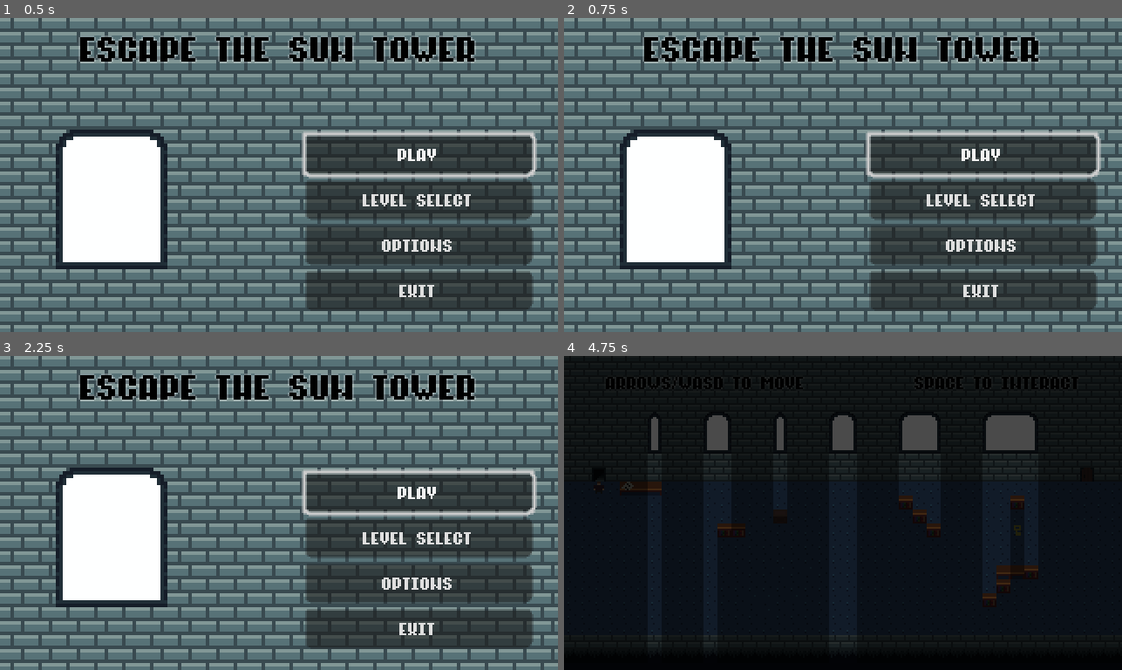
Above: before the commit, frames 1-4 (two rows, left to right).
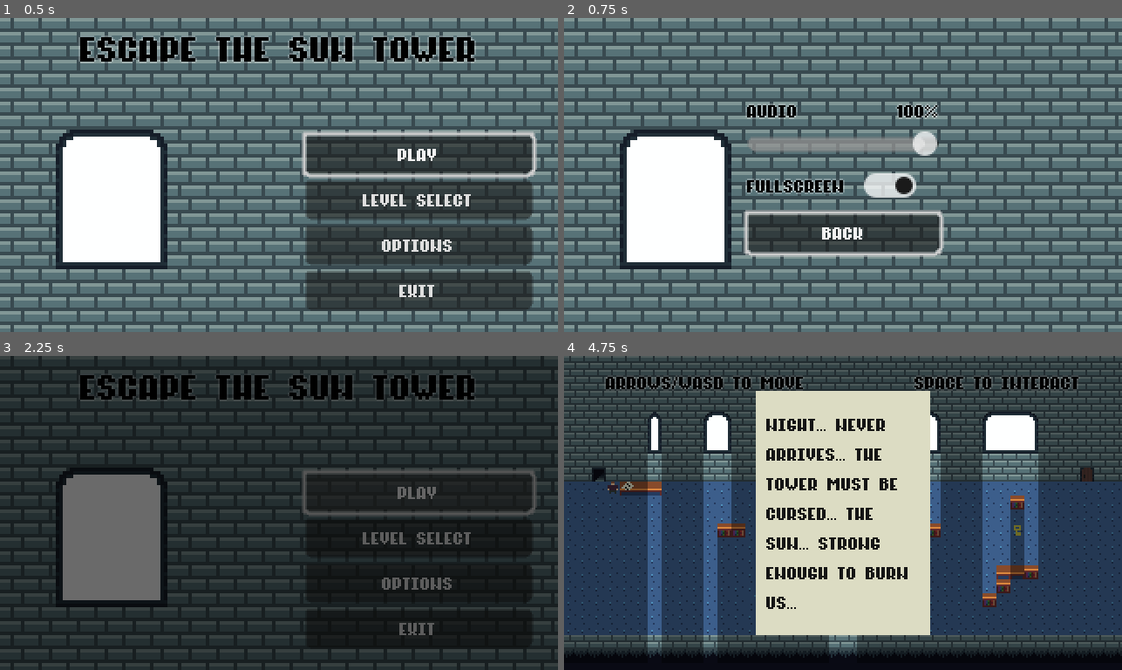
Above: after the commit, the same moments.

Repository: veren-damyanov/suntower
Game: Godot game, scene res://scenes/main_menu.tscn
Two runs of this game, one before a commit and one after it. Both use one fixed random seed, a clock stepped at 60 frames per second and the inputs below.
Inputs (mouse positions are in pixels of both pictures, inside the frame that each line leads up to):
- Up to frame 1 (0.5 s): no input
- Up to frame 2 (0.75 s): click "Options" at 0.5 s
- Up to frame 3 (2.25 s): click (279, 569) at 1.25 s, where only the run after the commit has a clickable "Back"; click "play" at 2 s
- Up to frame 4 (4.75 s): click (982, 491) at 2.75 s, where only the run before the commit has a clickable "play"; click (982, 538) at 3.5 s, where only the run before the commit has a clickable "Level Select"; tap Enter at 4.25 s; hold Right (right) from 4.28 s (still down); hold Space (interact) from 4.28 s (still down)

Frame 1 is identical in both runs. In frame 2, 30% of the frame differs, in the area x 14-97%, y 5-93%; in frame 3, 95%, in the area x 0-100%, y 0-100%; in frame 4, 90%.

Commit message:
Fix UI not responding to mouse

Diff:
--- a/scenes/main_menu.tscn
+++ b/scenes/main_menu.tscn
@@ -54,12 +54,12 @@
 layout_mode = 2
 text = "Exit"
 
+[node name="Transition" parent="." instance=ExtResource("4_vtmd4")]
+
 [node name="MainMenu" type="Sprite2D" parent="."]
 z_index = -1
 texture = ExtResource("3_uyn8s")
 centered = false
-
-[node name="Transition" parent="." instance=ExtResource("4_vtmd4")]
 
 [connection signal="pressed" from="VerticalContainer/Buttons/Start" to="." method="_on_start_pressed"]
 [connection signal="pressed" from="VerticalContainer/Buttons/Level Select" to="." method="_on_level_select_pressed"]
--- a/scenes/options.tscn
+++ b/scenes/options.tscn
@@ -35,7 +35,7 @@
 
 [node name="AudioSlider" type="HSlider" parent="VerticalContainer"]
 layout_mode = 2
-ticks_on_borders = true
+value = 100.0
 
 [node name="Fullscreen" type="HBoxContainer" parent="VerticalContainer"]
 layout_mode = 2
--- a/scenes/transition.tscn
+++ b/scenes/transition.tscn
@@ -63,6 +63,7 @@
 anchor_bottom = 1.0
 grow_horizontal = 2
 grow_vertical = 2
+mouse_filter = 2
 color = Color(0, 0, 0, 0)
 
 [node name="AnimationPlayer" type="AnimationPlayer" parent="."]
